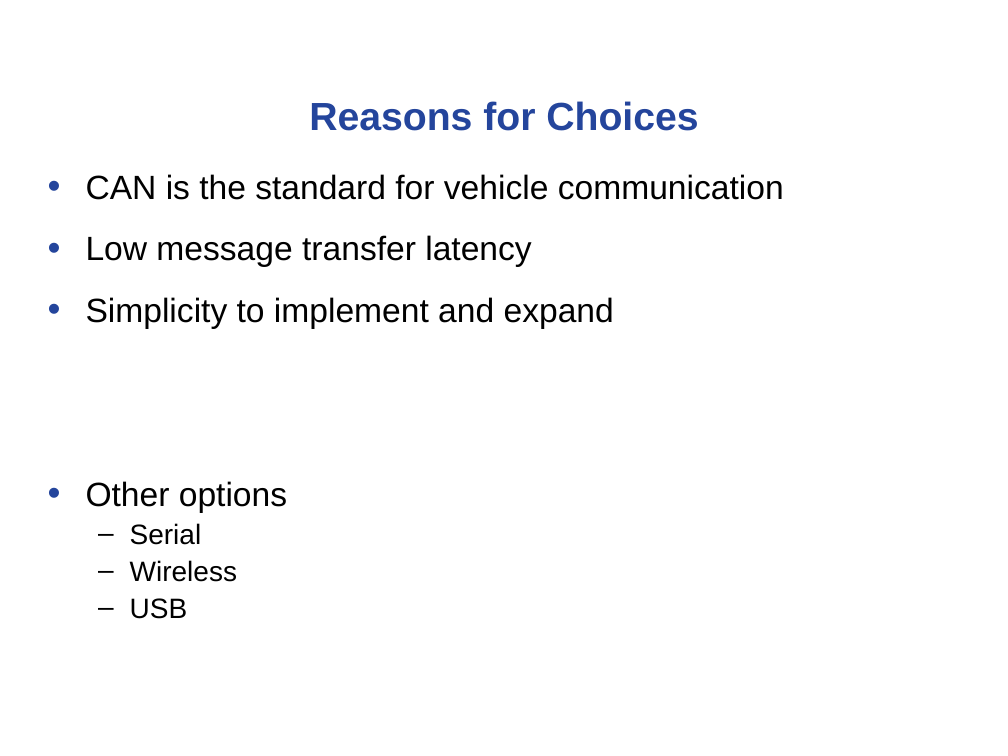
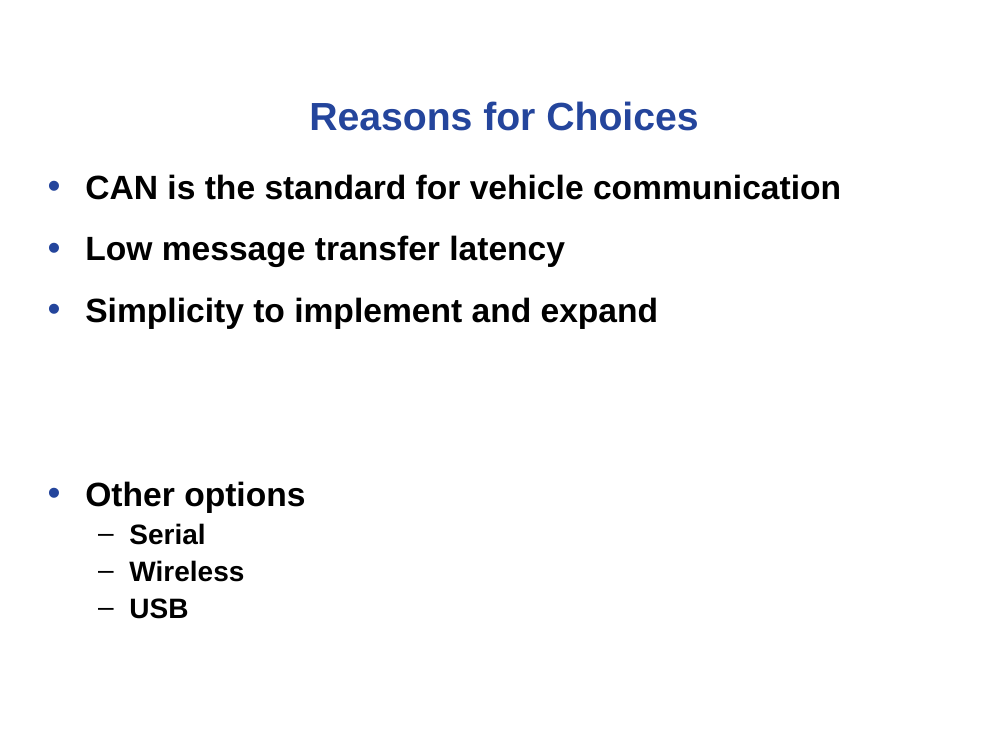
Before and after one commit to noahterickson/DigitalDash, a slide deck: slide 6 of Proposal/Project Proposal.ppt. Drawn at 1008x756 pixels with LibreOffice and Linux fonts; fonts in the diff are those of the drawing; background and template pictures are left out. Boxes give left, top, right and bottom in pixels: in the first picture for what was removed or moved away, otherwise in the second. Text is boxed around its words. In the diff, an @@ line names an element or a change of style, - is before the commit and + after.

```diff
--- a/Proposal/Project Proposal.ppt
+++ b/Proposal/Project Proposal.ppt
@@ text "CAN is the standard for ..." at (85,174,841,619): bold on; indent changed @@
```
Also in this commit, not shown: 9 other slides changed, 1 slide added.
